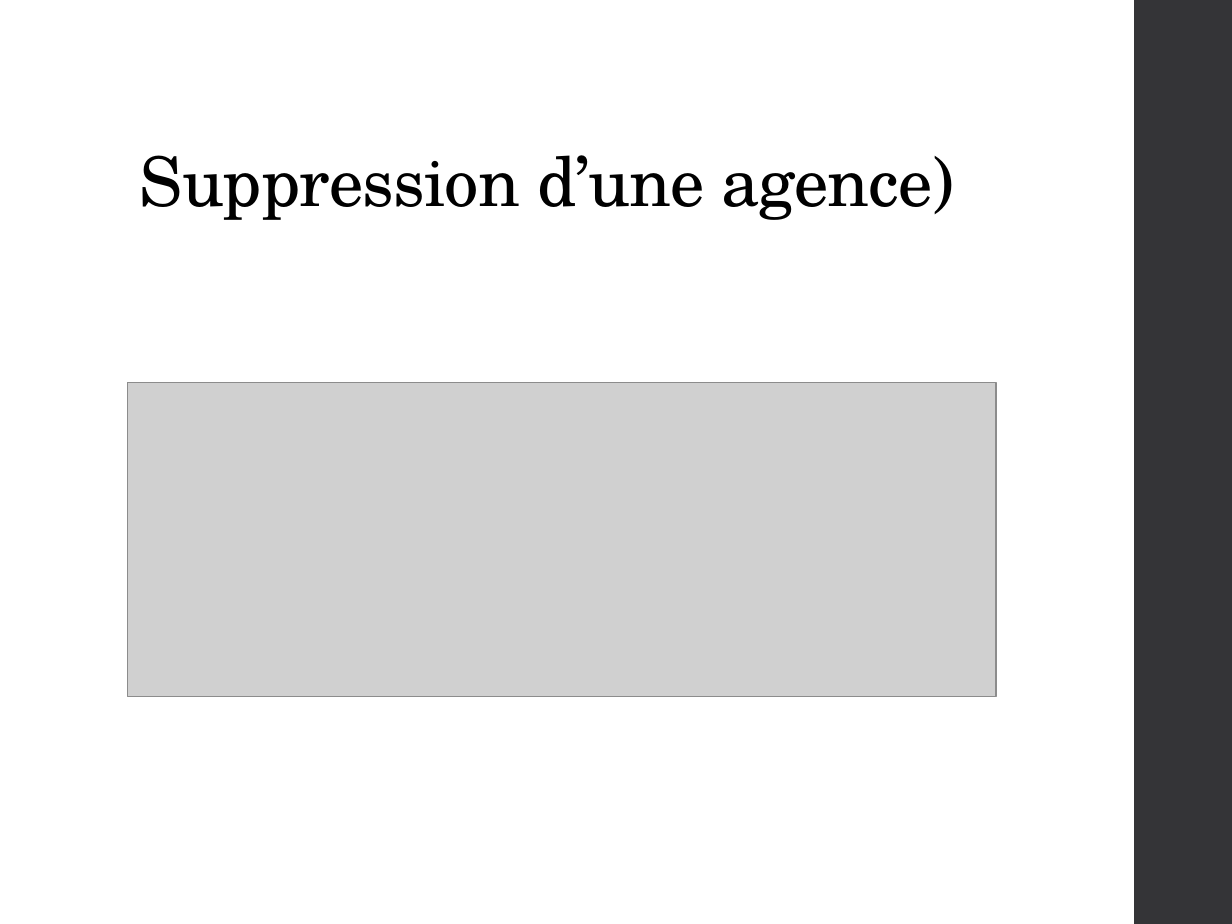
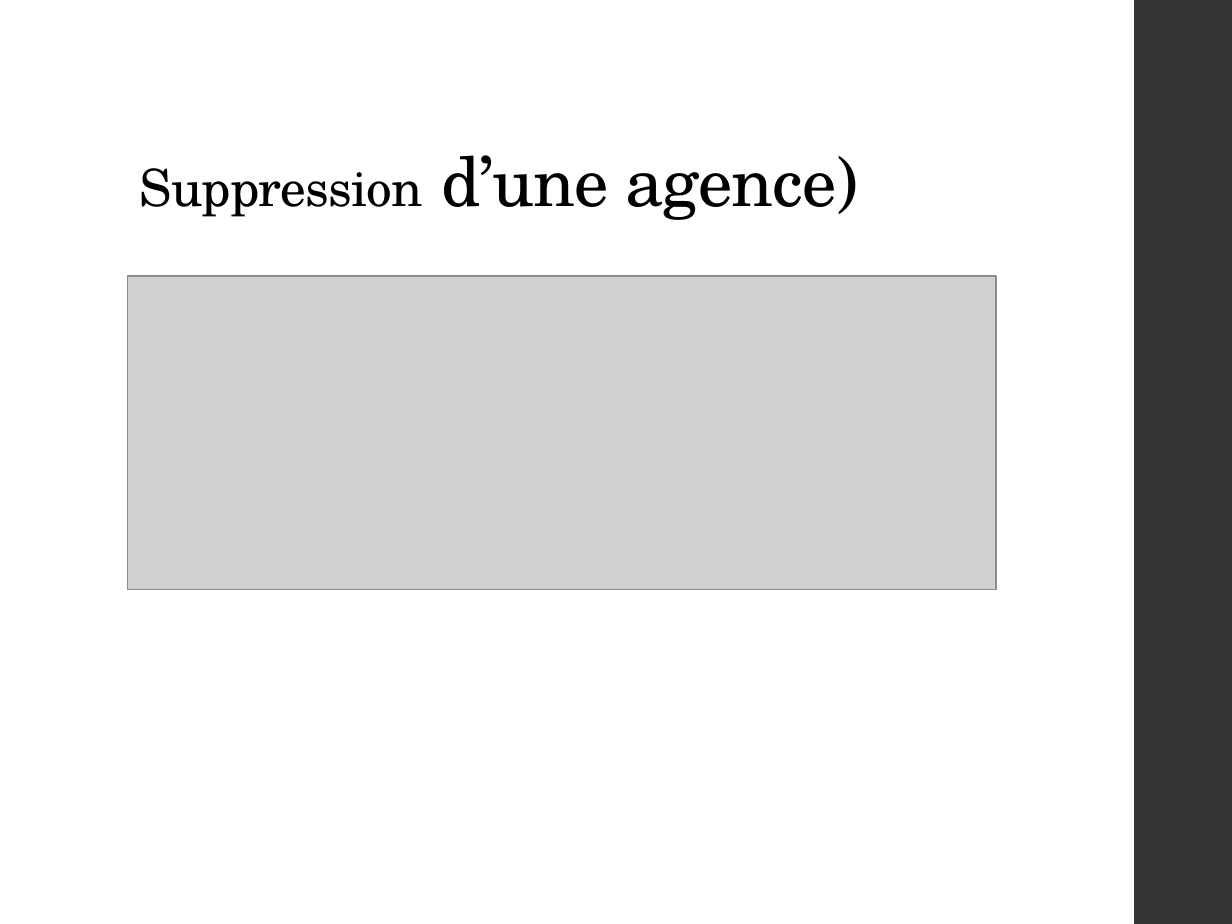
Before and after one commit to qwertyuu/Projet_fin_etudes_2016-2017, a slide deck: slide 8 of Gestion de projet/Présentations/PowerPoint.pptx. Drawn at 1232x924 pixels with LibreOffice and Linux fonts; fonts in the diff are those of the drawing; grey boxes stand for pictures. Boxes give left, top, right and bottom in pixels: in the first picture for what was removed or moved away, otherwise in the second. Text is boxed around its words. In the diff, an @@ line names an element or a change of style, - is before the commit and + after.

```diff
--- a/Gestion de projet/Présentations/PowerPoint.pptx
+++ b/Gestion de projet/Présentations/PowerPoint.pptx
@@ title "Suppression d’une agence)" at (x1=140, y1=155, x2=858, y2=220): size 40 to 30 pt in "Suppression" @@
@@ picture moved from (x1=127, y1=383, x2=995, y2=697) to (x1=127, y1=276, x2=995, y2=590) @@
```
Also in this commit, not shown: 16 other slides changed, 1 other file.
